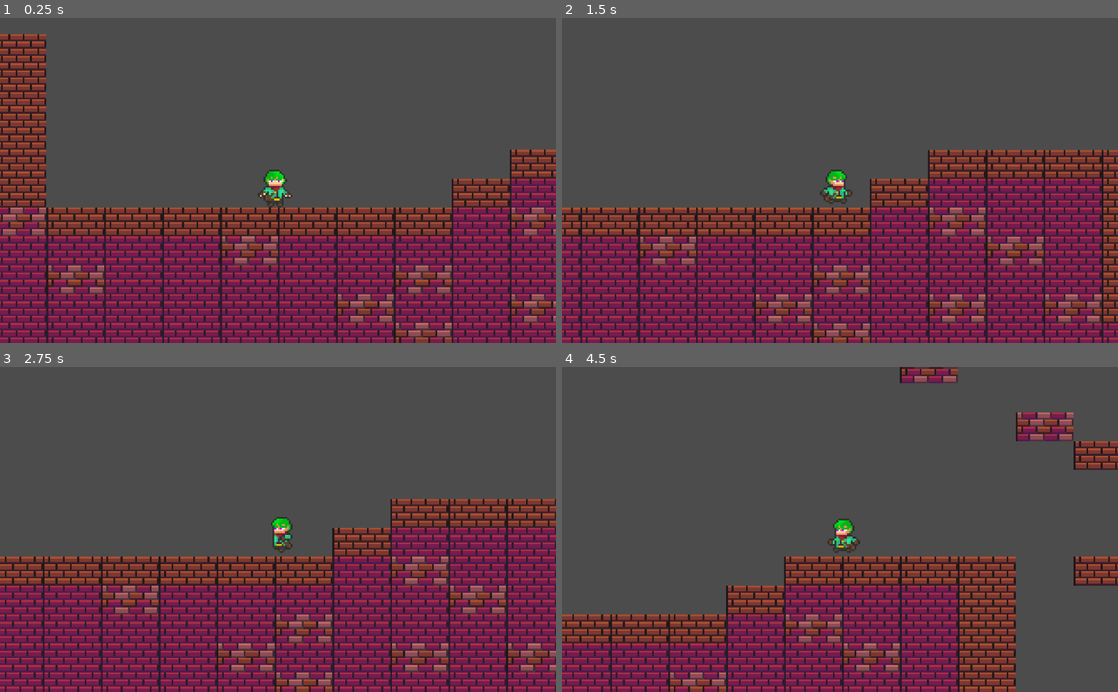
Above: before the commit, frames 1-4 (two rows, left to right).
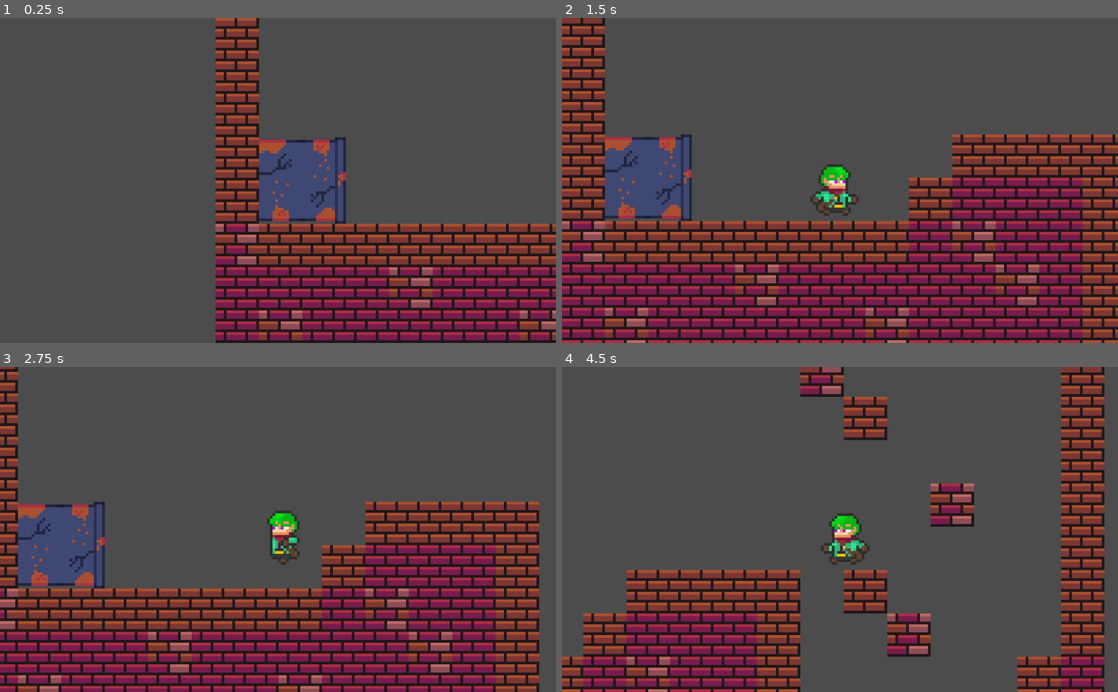
Above: after the commit, the same moments.

Repository: zachreid-96/GODOT-CPT-200
Game: Godot game, scene res://scenes/Maps/TestScene2.tscn
Same seed, same stepped clock (60 frames per second), same inputs: the game is played once before the commit and once after it.
Inputs:
- Up to frame 1 (0.25 s): no input
- Up to frame 2 (1.5 s): hold D (move_right) from 0.53 s (still down); tap Space (move_jump) at 0.77 s
- Up to frame 3 (2.75 s): tap Space (move_jump) at 1.52 s; release D (move_right) at 2.03 s; hold A (move_left) from 2.03 s (still down)
- Up to frame 4 (4.5 s): release A (move_left) at 2.78 s; hold D (move_right) 2.78-4.28 s; tap Space (move_jump) at 3.02, 3.77 s; hold A (move_left) from 4.28 s (still down)

The runs differ from the first frame. In frame 1, 52% of the frame differs, in the area x 0-100%, y 0-100%; in frame 2, 48%; in frame 3, 45%; in frame 4, 42%.

Commit message:
Music & Pipe Added

Diff:
--- a/assets/tiles/bricks.tres
+++ b/assets/tiles/bricks.tres
@@ -3,19 +3,19 @@
 [ext_resource path="res://assets/tiles/outdoors.png" type="Texture" id=1]
 
 [sub_resource type="RectangleShape2D" id=1]
-extents = Vector2( 16, 8 )
+extents = Vector2( 8, 8 )
 
 [resource]
 0/name = "TileSprites"
 0/texture = ExtResource( 1 )
 0/tex_offset = Vector2( 0, 0 )
 0/modulate = Color( 1, 1, 1, 1 )
-0/region = Rect2( 0, 0, 32, 16 )
+0/region = Rect2( 16, 0, 16, 16 )
 0/tile_mode = 0
-0/occluder_offset = Vector2( 16, 8 )
-0/navigation_offset = Vector2( 16, 8 )
-0/shape_offset = Vector2( 16, 8 )
-0/shape_transform = Transform2D( 1, 0, 0, 1, 16, 8 )
+0/occluder_offset = Vector2( 8, 8 )
+0/navigation_offset = Vector2( 8, 8 )
+0/shape_offset = Vector2( 8, 8 )
+0/shape_transform = Transform2D( 1, 0, 0, 1, 8, 8 )
 0/shape = SubResource( 1 )
 0/shape_one_way = false
 0/shape_one_way_margin = 1.0
@@ -24,19 +24,19 @@
 "one_way": false,
 "one_way_margin": 1.0,
 "shape": SubResource( 1 ),
-"shape_transform": Transform2D( 1, 0, 0, 1, 16, 8 )
+"shape_transform": Transform2D( 1, 0, 0, 1, 8, 8 )
 } ]
 0/z_index = 0
 1/name = "TileSprites2"
 1/texture = ExtResource( 1 )
 1/tex_offset = Vector2( 0, 0 )
 1/modulate = Color( 1, 1, 1, 1 )
-1/region = Rect2( 0, 16, 32, 16 )
+1/region = Rect2( 16, 16, 16, 16 )
 1/tile_mode = 0
-1/occluder_offset = Vector2( 16, 8 )
-1/navigation_offset = Vector2( 16, 8 )
-1/shape_offset = Vector2( 16, 8 )
-1/shape_transform = Transform2D( 1, 0, 0, 1, 16, 8 )
+1/occluder_offset = Vector2( 8, 8 )
+1/navigation_offset = Vector2( 8, 8 )
+1/shape_offset = Vector2( 8, 8 )
+1/shape_transform = Transform2D( 1, 0, 0, 1, 8, 8 )
 1/shape = SubResource( 1 )
 1/shape_one_way = false
 1/shape_one_way_margin = 1.0
@@ -45,19 +45,19 @@
 "one_way": false,
 "one_way_margin": 1.0,
 "shape": SubResource( 1 ),
-"shape_transform": Transform2D( 1, 0, 0, 1, 16, 8 )
+"shape_transform": Transform2D( 1, 0, 0, 1, 8, 8 )
 } ]
 1/z_index = 0
 2/name = "TileSprites3"
 2/texture = ExtResource( 1 )
 2/tex_offset = Vector2( 0, 0 )
 2/modulate = Color( 1, 1, 1, 1 )
-2/region = Rect2( 0, 48, 32, 16 )
+2/region = Rect2( 16, 48, 16, 16 )
 2/tile_mode = 0
-2/occluder_offset = Vector2( 16, 8 )
-2/navigation_offset = Vector2( 16, 8 )
-2/shape_offset = Vector2( 16, 8 )
-2/shape_transform = Transform2D( 1, 0, 0, 1, 16, 8 )
+2/occluder_offset = Vector2( 8, 8 )
+2/navigation_offset = Vector2( 8, 8 )
+2/shape_offset = Vector2( 8, 8 )
+2/shape_transform = Transform2D( 1, 0, 0, 1, 8, 8 )
 2/shape = SubResource( 1 )
 2/shape_one_way = false
 2/shape_one_way_margin = 1.0
@@ -66,6 +66,6 @@
 "one_way": false,
 "one_way_margin": 1.0,
 "shape": SubResource( 1 ),
-"shape_transform": Transform2D( 1, 0, 0, 1, 16, 8 )
+"shape_transform": Transform2D( 1, 0, 0, 1, 8, 8 )
 } ]
 2/z_index = 0
--- a/scenes/Maps/TestScene2.tscn
+++ b/scenes/Maps/TestScene2.tscn
@@ -1,18 +1,78 @@
-[gd_scene load_steps=3 format=2]
+[gd_scene load_steps=7 format=2]
 
 [ext_resource path="res://assets/tiles/bricks.tres" type="TileSet" id=1]
 [ext_resource path="res://scenes/Players/Player2.tscn" type="PackedScene" id=2]
+[ext_resource path="res://assets/tiles/outdoors.png" type="Texture" id=3]
+[ext_resource path="res://assets/audio/cave_theme_2.wav" type="AudioStream" id=4]
+
+[sub_resource type="TileSet" id=1]
+0/name = "outdoors.png 0"
+0/texture = ExtResource( 3 )
+0/tex_offset = Vector2( 0, 0 )
+0/modulate = Color( 1, 1, 1, 1 )
+0/region = Rect2( 176, 0, 16, 32 )
+0/tile_mode = 0
+0/occluder_offset = Vector2( 0, 0 )
+0/navigation_offset = Vector2( 0, 0 )
+0/shape_offset = Vector2( 0, 0 )
+0/shape_transform = Transform2D( 1, 0, 0, 1, 0, 0 )
+0/shape_one_way = false
+0/shape_one_way_margin = 0.0
+0/shapes = [  ]
+0/z_index = 0
+1/name = "outdoors.png 1"
+1/texture = ExtResource( 3 )
+1/tex_offset = Vector2( 0, 0 )
+1/modulate = Color( 1, 1, 1, 1 )
+1/region = Rect2( 192, 0, 16, 32 )
+1/tile_mode = 0
+1/occluder_offset = Vector2( 0, 0 )
+1/navigation_offset = Vector2( 0, 0 )
+1/shape_offset = Vector2( 0, 0 )
+1/shape_transform = Transform2D( 1, 0, 0, 1, 0, 0 )
+1/shape_one_way = false
+1/shape_one_way_margin = 0.0
+1/shapes = [  ]
+1/z_index = 0
+
+[sub_resource type="SegmentShape2D" id=2]
+a = Vector2( -32, 0 )
+b = Vector2( -64, 0 )
 
 [node name="testWorld" type="Node2D"]
 
 [node name="Player2" parent="." instance=ExtResource( 2 )]
+position = Vector2( -57, -3 )
 
 [node name="Camera2D" type="Camera2D" parent="Player2"]
 current = true
-zoom = Vector2( 0.3, 0.3 )
+zoom = Vector2( 0.2, 0.2 )
 
 [node name="TileMap" type="TileMap" parent="."]
 tile_set = ExtResource( 1 )
-cell_size = Vector2( 32, 16 )
+cell_size = Vector2( 16, 16 )
 format = 1
 tile_data = PoolIntArray( -720893, 1, 0, -655356, 2, 0, -524282, 2, 0, -393208, 2, 0, -393202, 0, 0, -262149, 0, 0, -32 …(1525 unchanged characters)…
+
+[node name="TileMap2" type="TileMap" parent="."]
+position = Vector2( 0, 16 )
+tile_set = SubResource( 1 )
+cell_size = Vector2( 16, 32 )
+cell_custom_transform = Transform2D( 64, 0, 0, 32, 0, 0 )
+cell_tile_origin = 2
+format = 1
+tile_data = PoolIntArray( -4, 0, 0, -3, 1, 0 )
+
+[node name="StaticBody2D" type="StaticBody2D" parent="TileMap2"]
+
+[node name="CollisionShape2D" type="CollisionShape2D" parent="TileMap2/StaticBody2D"]
+position = Vector2( 0, -1 )
+shape = SubResource( 2 )
+
+[node name="CollisionShape2D2" type="CollisionShape2D" parent="TileMap2/StaticBody2D"]
+position = Vector2( -1, -30 )
+shape = SubResource( 2 )
+
+[node name="AudioStreamPlayer" type="AudioStreamPlayer" parent="."]
+stream = ExtResource( 4 )
+autoplay = true
--- a/scenes/Tiles/TileSprites.tscn
+++ b/scenes/Tiles/TileSprites.tscn
@@ -3,14 +3,15 @@
 [ext_resource path="res://assets/tiles/outdoors.png" type="Texture" id=1]
 
 [sub_resource type="RectangleShape2D" id=1]
-extents = Vector2( 16, 8 )
+extents = Vector2( 8, 8 )
 
 [node name="Tiles" type="Node2D"]
 
 [node name="TileSprites" type="Sprite" parent="."]
 texture = ExtResource( 1 )
-hframes = 14
+hframes = 28
 vframes = 22
+frame = 1
 
 [node name="StaticBody2D" type="StaticBody2D" parent="TileSprites"]
 
@@ -21,9 +22,9 @@
 [node name="TileSprites2" type="Sprite" parent="."]
 position = Vector2( 48, 0 )
 texture = ExtResource( 1 )
-hframes = 14
+hframes = 28
 vframes = 22
-frame = 14
+frame = 29
 
 [node name="StaticBody2D" type="StaticBody2D" parent="TileSprites2"]
 
@@ -34,9 +35,9 @@
 [node name="TileSprites3" type="Sprite" parent="."]
 position = Vector2( 96, 0 )
 texture = ExtResource( 1 )
-hframes = 14
+hframes = 28
 vframes = 22
-frame = 42
+frame = 85
 
 [node name="StaticBody2D" type="StaticBody2D" parent="TileSprites3"]
 
Not shown, removed: assets/audio/DeleteMe.txt
Not shown, added: assets/audio/cave_theme_2.wav.import
Binary file changed: assets/tiles/outdoors.png
Not shown, added: assets/audio/cave_theme_2.wav
